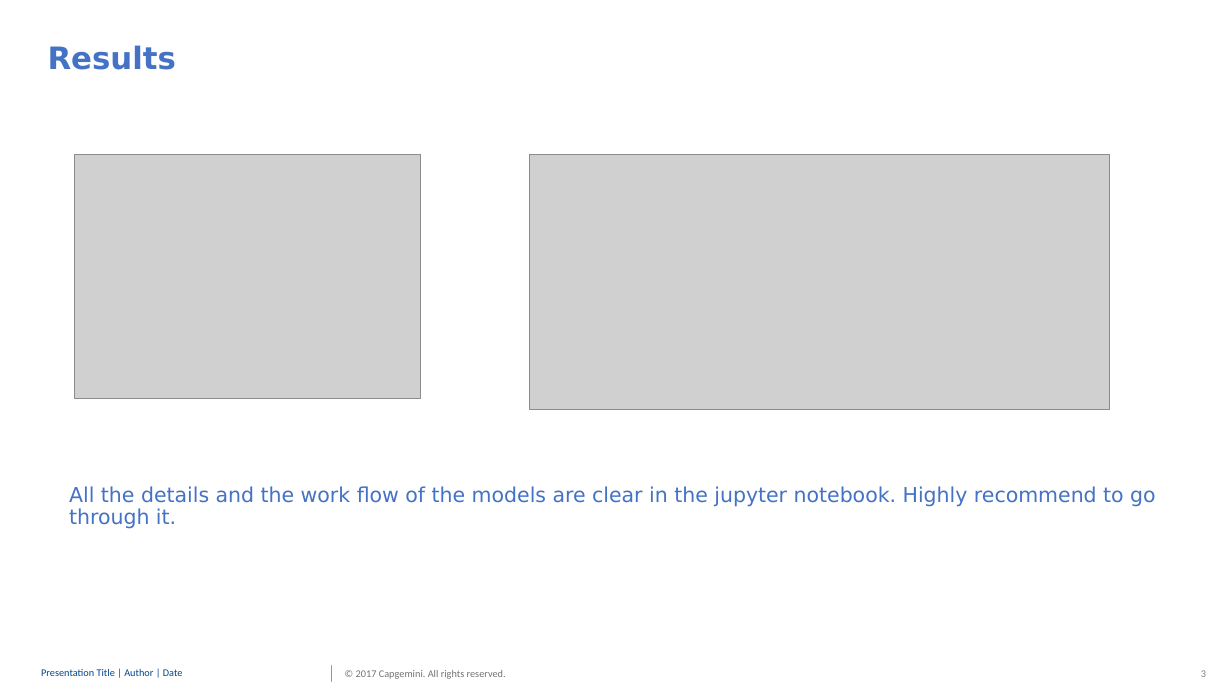
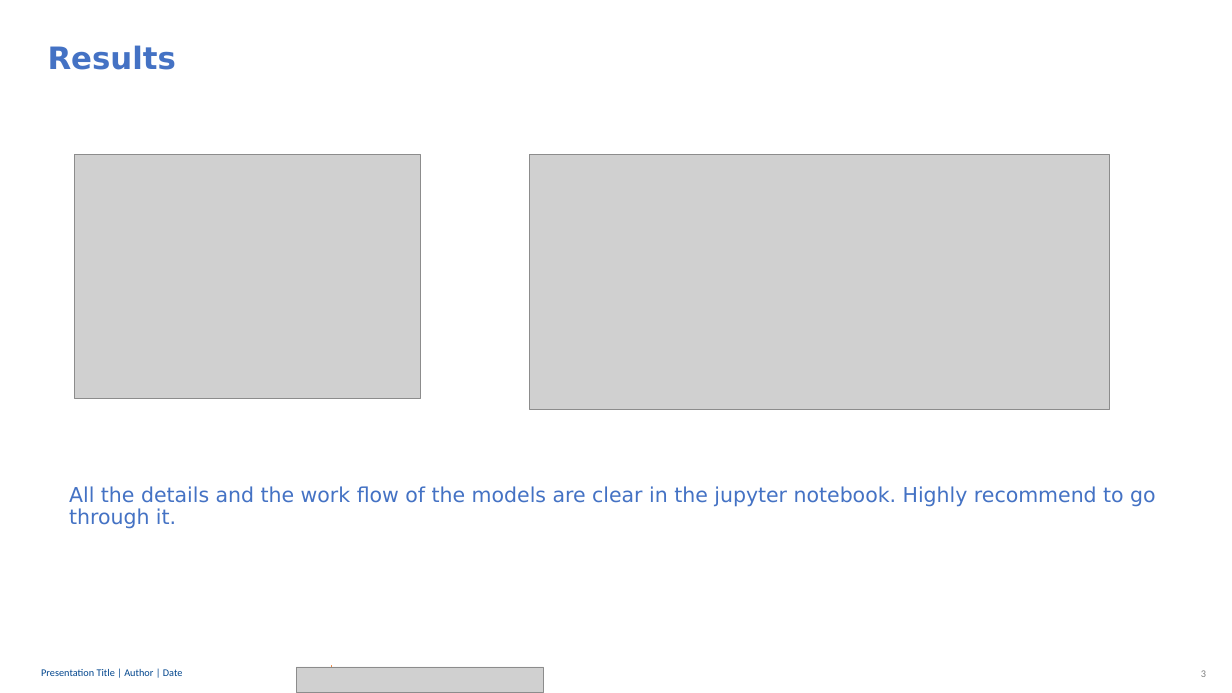
Before and after one commit to BharathRajaGajula/IMDB, a slide deck: slide 3 of results.pptx. Drawn at 1232x693 pixels with LibreOffice and Linux fonts; fonts in the diff are those of the drawing; grey boxes stand for pictures. Boxes give left, top, right and bottom in pixels: in the first picture for what was removed or moved away, otherwise in the second. Text is boxed around its words. In the diff, an @@ line names an element or a change of style, - is before the commit and + after.

```diff
--- a/results.pptx
+++ b/results.pptx
@@ picture added at [297, 667, 544, 693] @@
@@ text removed at [356, 670, 506, 679] @@
-© 2017 Capgemini. All rights reserved.
```
Also in this commit, not shown: 2 other slides changed.
